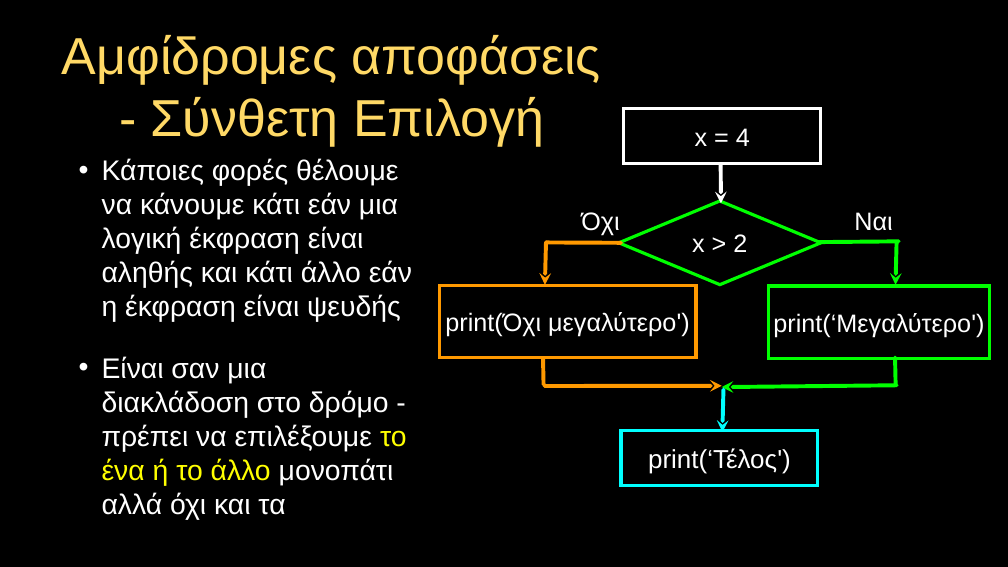
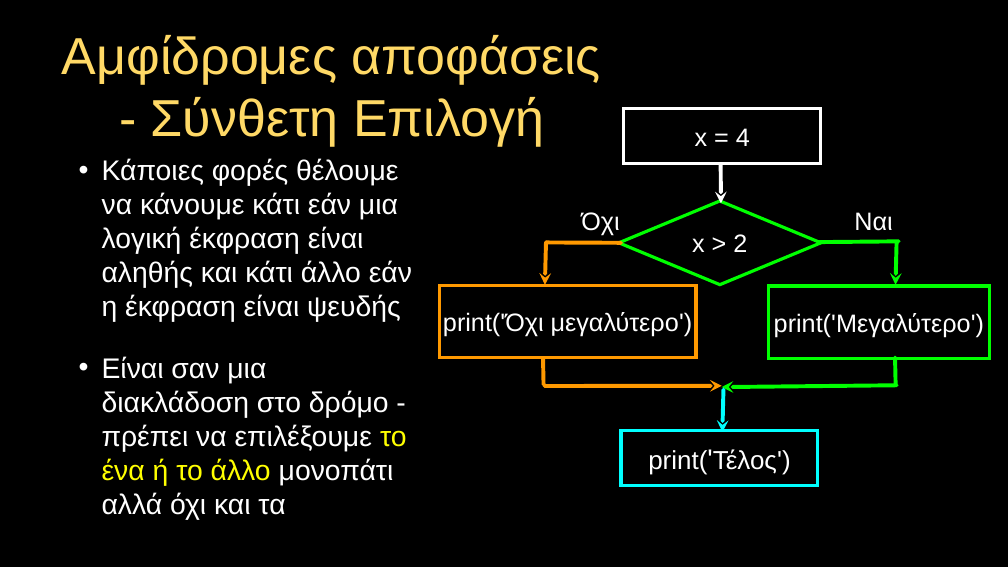
Before and after one commit to csev/py4e, a slide deck: slide 12 of lectures3/gr/Pythonlearn-03-Conditional.pptx. Drawn at 1008x567 pixels with LibreOffice and Linux fonts; fonts in the diff are those of the drawing. Boxes give left, top, right and bottom in pixels: in the first picture for what was removed or moved away, otherwise in the second. Text is boxed around its words. In the diff, an @@ line names an element or a change of style, - is before the commit and + after.

```diff
--- a/lectures3/gr/Pythonlearn-03-Conditional.pptx
+++ b/lectures3/gr/Pythonlearn-03-Conditional.pptx
@@ text in rectangle at (x1=443, y1=312, x2=693, y2=337): text changed @@
-print(Όχι μεγαλύτερο')
+print('Όχι μεγαλύτερο')
@@ text in rectangle at (x1=648, y1=449, x2=791, y2=475): text changed @@
-print(‘Τέλος')
+print('Τέλος')
```
Also in this commit, not shown: 15 other slides changed, 9 other files.
